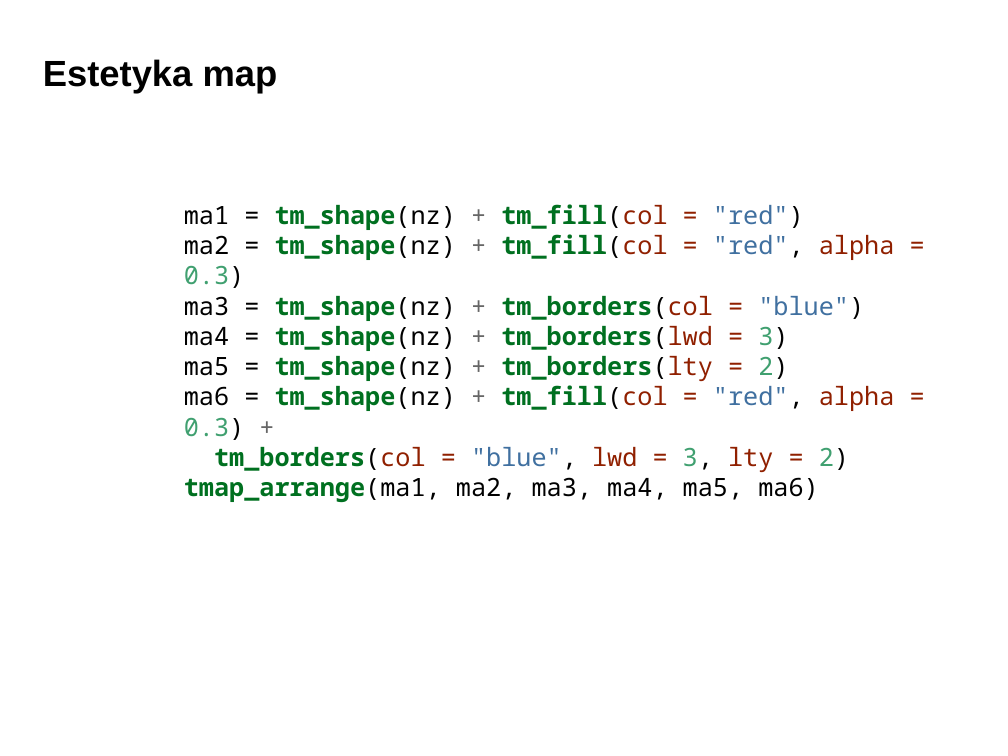
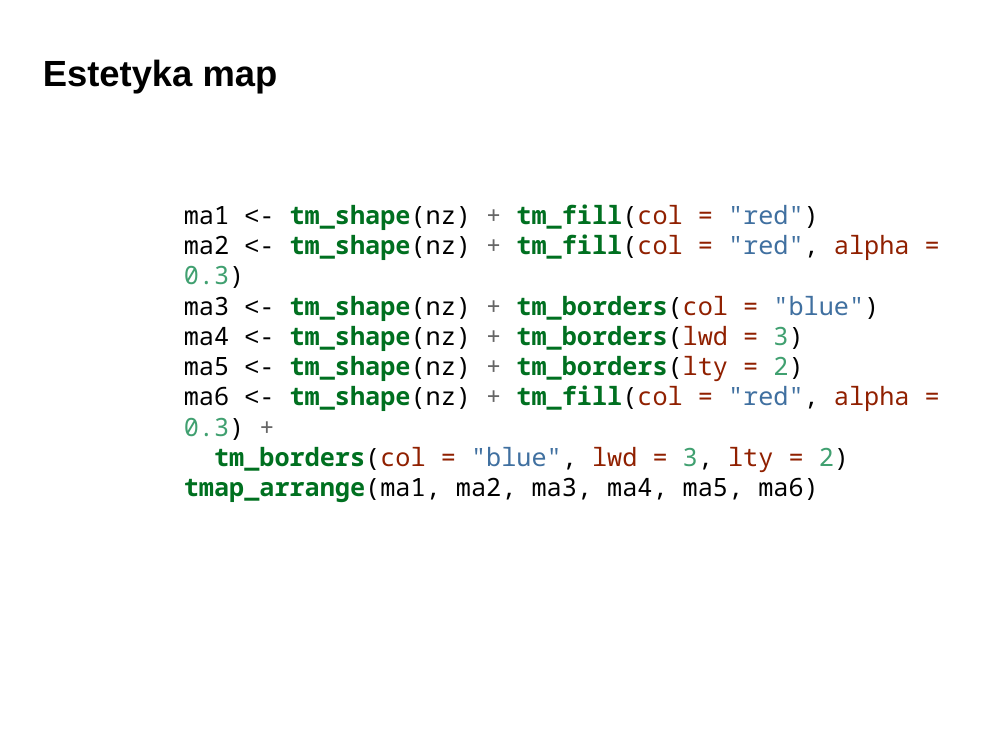
Before and after one commit to dabrowskia/ADP2020, a slide deck: slide 30 of presentations/Analiza Danych Przestrzennych 03.pptx. Drawn at 1008x756 pixels with LibreOffice and Linux fonts; fonts in the diff are those of the drawing; background and template pictures are left out. Boxes give left, top, right and bottom in pixels: in the first picture for what was removed or moved away, otherwise in the second. Text is boxed around its words. In the diff, an @@ line names an element or a change of style, - is before the commit and + after.

```diff
--- a/presentations/Analiza Danych Przestrzennych 03.pptx
+++ b/presentations/Analiza Danych Przestrzennych 03.pptx
@@ text at (184,204,910,502): text changed @@
-ma1 = tm_shape(nz) + tm_fill(col = "red")
-ma2 = tm_shape(nz) + tm_fill(col = "red", alpha = 0.3)
-ma3 = tm_shape(nz) + tm_borders(col = "blue")
-ma4 = tm_shape(nz) + tm_borders(lwd = 3)
-ma5 = tm_shape(nz) + tm_borders(lty = 2)
-ma6 = tm_shape(nz) + tm_fill(col = "red", alpha = 0.3) +
-tm_borders(col = "blue", lwd = 3, lty = 2)
-tmap_arrange(ma1, ma2, ma3, ma4, ma5, ma6)
+ma1 <- tm_shape(nz) + tm_fill(col = "red")
+ma2 <- tm_shape(nz) + tm_fill(col = "red", alpha = 0.3)
+ma3 <- tm_shape(nz) + tm_borders(col = "blue")
+ma4 <- tm_shape(nz) + tm_borders(lwd = 3)
+ma5 <- tm_shape(nz) + tm_borders(lty = 2)
+ma6 <- tm_shape(nz) + tm_fill(col = "red", alpha = 0.3) +
+tm_borders(col = "blue", lwd = 3, lty = 2)
+tmap_arrange(ma1, ma2, ma3, ma4, ma5, ma6)
```
Also in this commit, not shown: 14 other slides changed, 2 other files.
